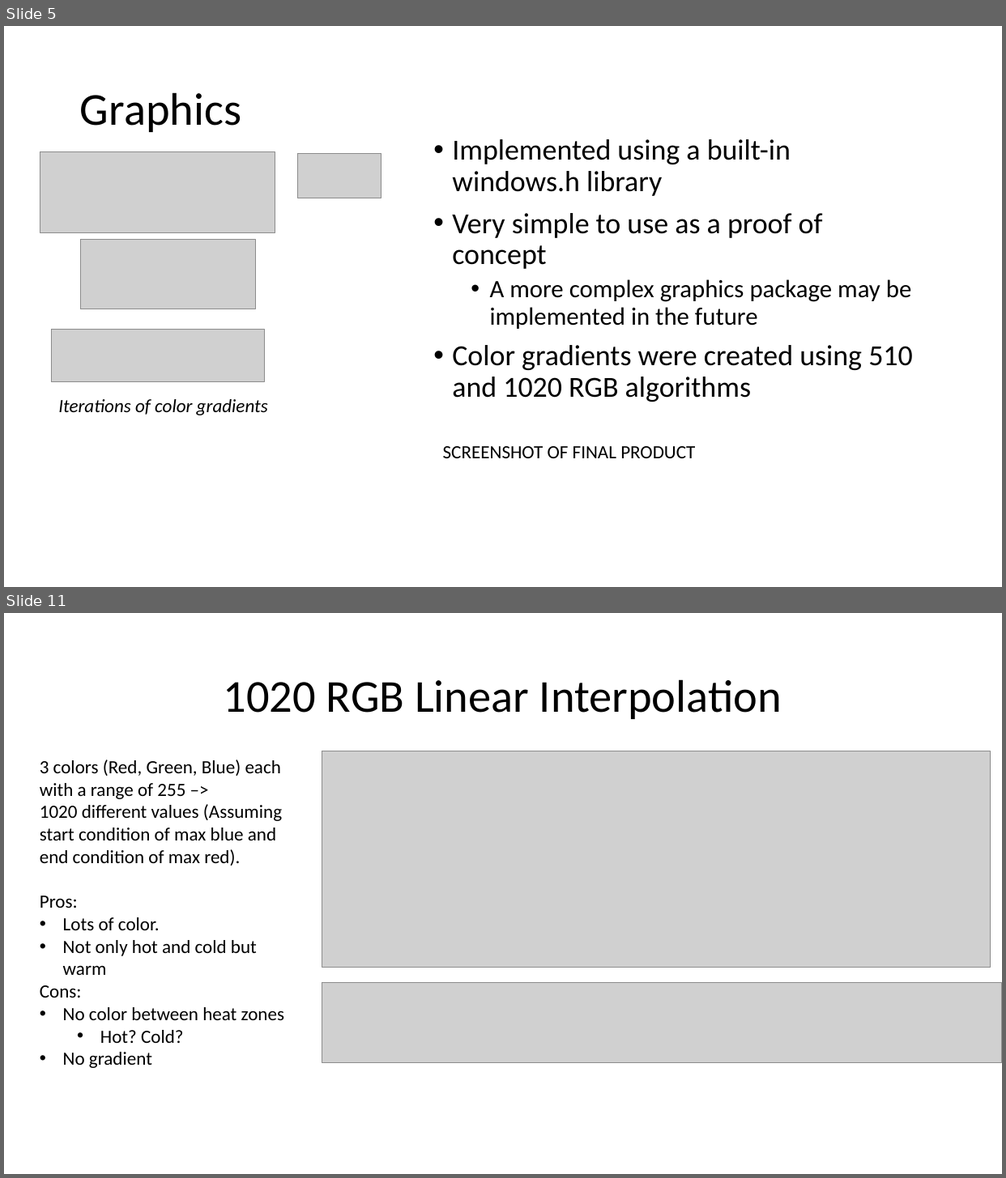
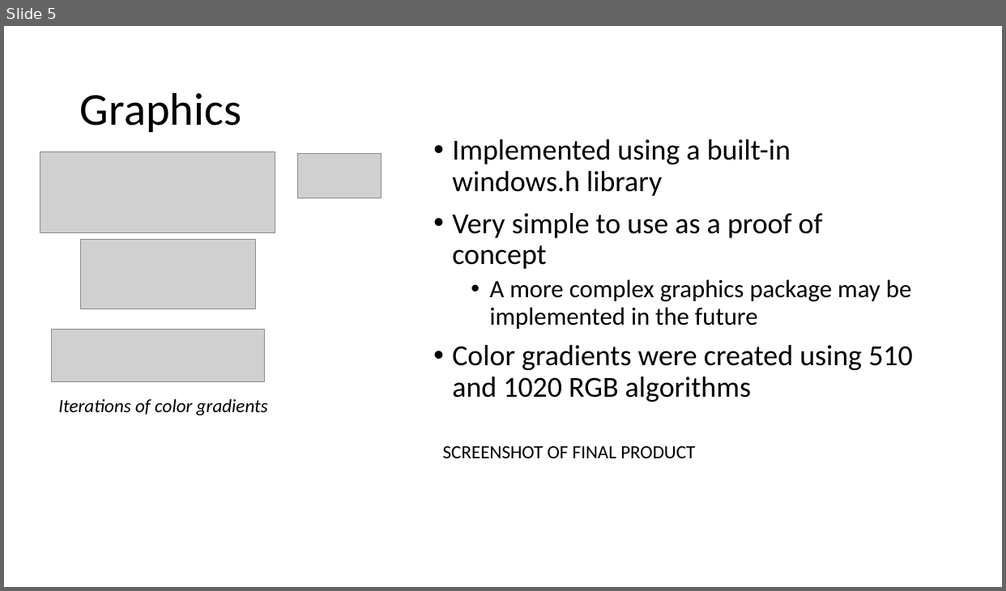
Before and after one commit to maxhouck/ECE3220FinalProject, a slide deck: Final.pptx. Shown one above the other, each under a label of ours: slides 5 and 11 before the commit, slide 5 after it; the slides between them are not shown. The pictures are 1006x1178 and 1006x591 pixels, drawn with LibreOffice and Linux fonts; fonts in the diff are those of the drawing; grey boxes stand for pictures. Boxes give left, top, right and bottom in pixels: in the first picture for what was removed or moved away, otherwise in the second. Text is boxed around its words. In the diff, an @@ line names an element or a change of style, - is before the commit and + after.

```diff
--- a/Final.pptx
+++ b/Final.pptx
@@ slide 11 removed at <box>4,613,1002,1174</box>, background #FFFFFF @@
@@ title removed at <box>224,679,782,719</box> @@
-1020 RGB Linear Interpolation
@@ picture removed at <box>322,752,991,967</box> @@
@@ text removed at <box>40,760,284,1068</box> @@
-3 colors (Red, Green, Blue) each with a range of 255 –>
-1020 different values (Assuming start condition of max blue and end condition of max red).
-Pros:
-• Lots of color.
-• Not only hot and cold but warm
-Cons:
-• No color between heat zones
-  • Hot? Cold?
-• No gradient
@@ picture removed at <box>322,983,1002,1063</box> @@
```
Also in this commit, not shown: 2 slides changed, 10 other slides removed.
